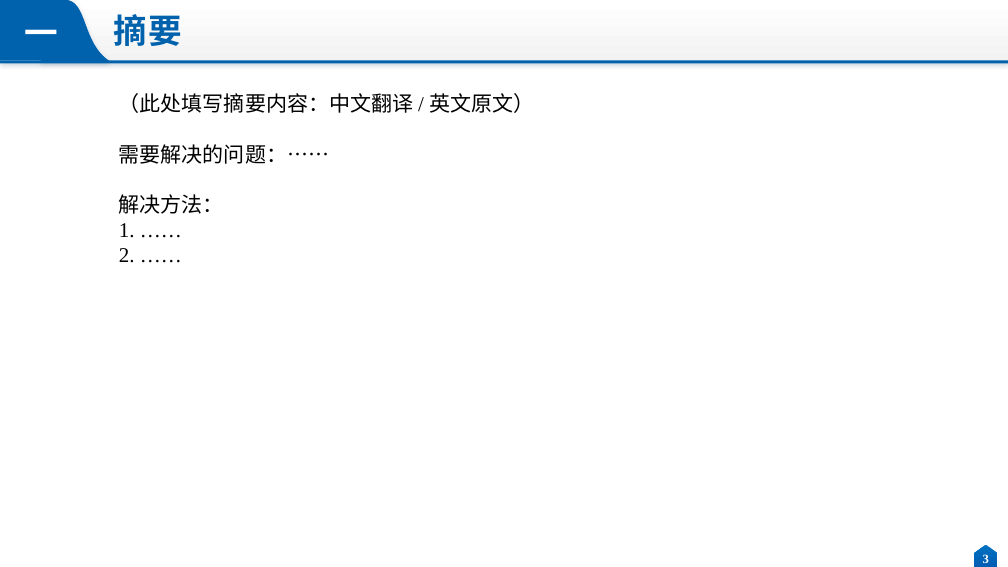
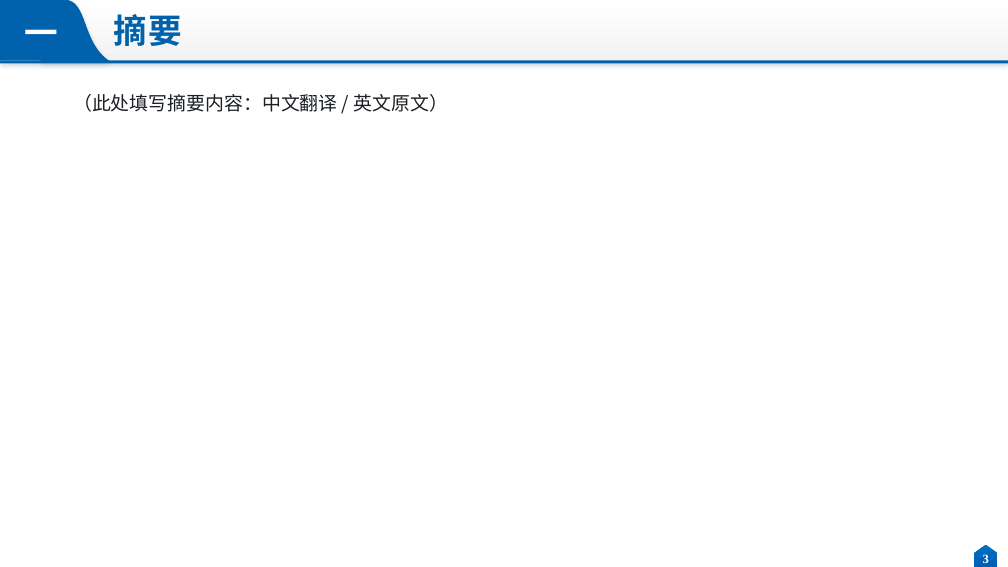
Before and after one commit to JohnJiahao/group-meeting-presentation-ppt, a slide deck: slide 3 of assets/template.pptx. Drawn at 1008x567 pixels with LibreOffice and Linux fonts; fonts in the diff are those of the drawing. Boxes give left, top, right and bottom in pixels: in the first picture for what was removed or moved away, otherwise in the second. Text is boxed around its words. In the diff, an @@ line names an element or a change of style, - is before the commit and + after.

Commit message:
fix: cleaner slide layout from user feedback
- template: abstract split into two pages (abstract / problems+solutions with red subheads)
- template: header renamed to 创新点, titles 创新点N：, framework page first without a number
- template: 老问题/创新做法/解决了什么问题 labels bold + highlighted
- template: move experiment titles down so they no longer collide with the header band
- docs: page budget 18 slides, layout coordinates, checklist items

```diff
--- a/assets/template.pptx
+++ b/assets/template.pptx
@@ text "（此处填写摘要内容：中文翻译 / 英文原文）" at [73, 94, 448, 112]: size 20 to 18 pt, font Times New Roman to Noto Sans CJK SC, text colour #000000 to #1C1F23; indent changed; line spacing 1 to 1.2; more space between paragraphs @@
@@ text at [119, 144, 329, 263]: paragraphs removed @@
-需要解决的问题：……
-解决方法：
-1. ……
-2. ……
```
Also in this commit, not shown: 13 other slides changed, 1 slide added, 4 other files.
